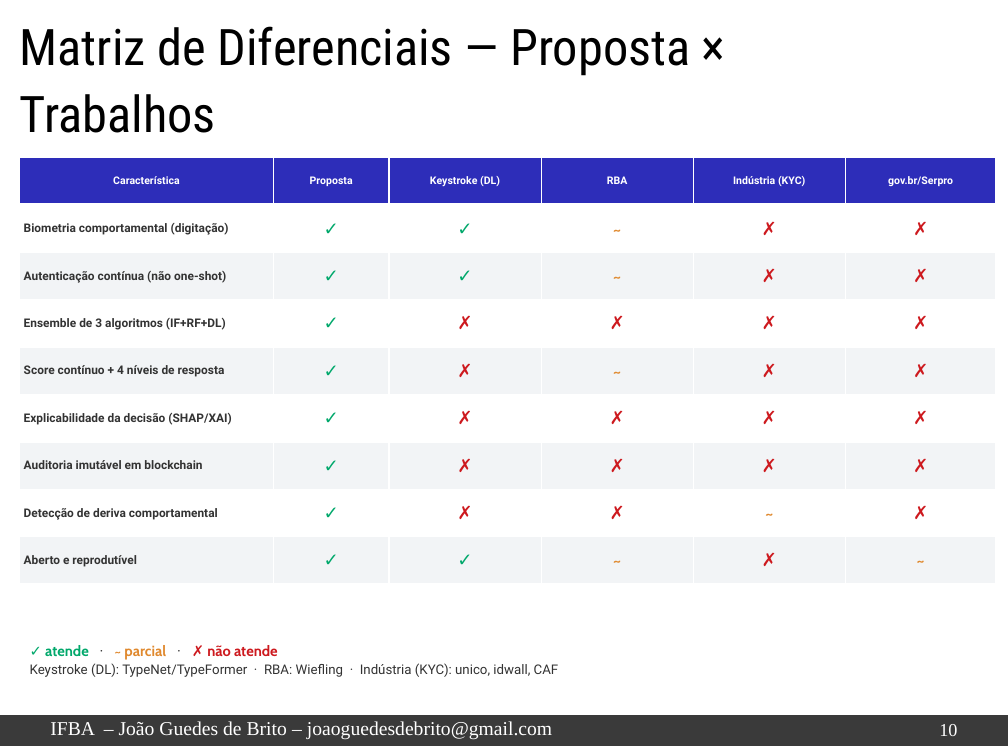
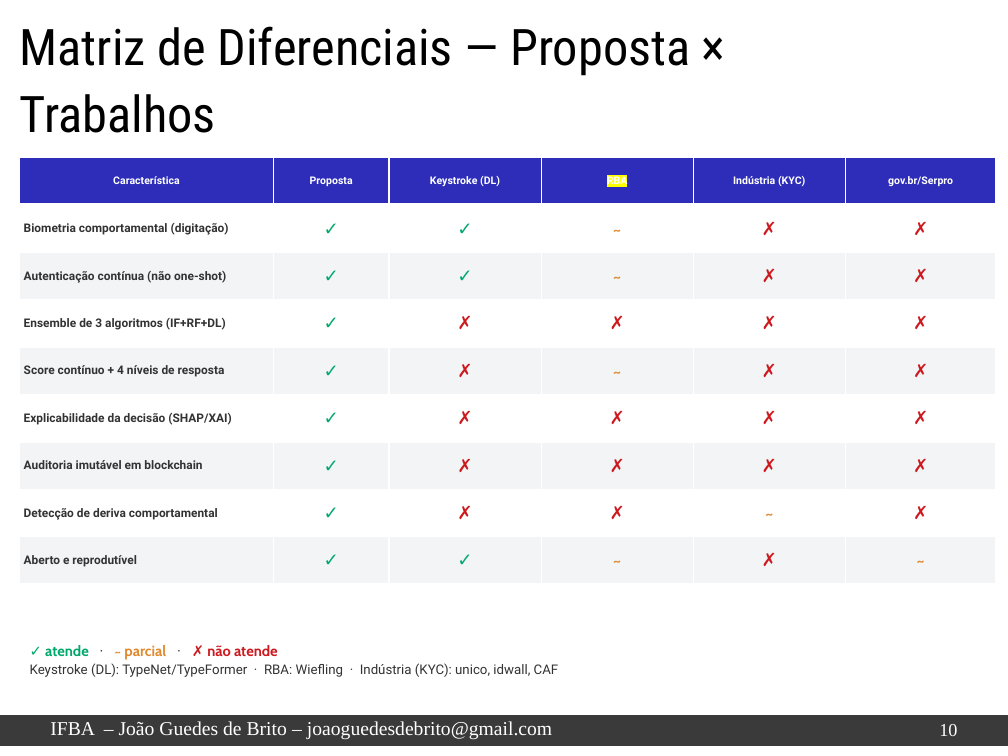
Before and after one commit to jgbcientista/gestao-autonomo, a slide deck: slide 11 of docs/trabalhos-relacionados.pptx. Drawn at 1008x756 pixels with LibreOffice and Linux fonts; fonts in the diff are those of the drawing; background and template pictures are left out. Boxes give left, top, right and bottom in pixels: in the first picture for what was removed or moved away, otherwise in the second. Text is boxed around its words. In the diff, an @@ line names an element or a change of style, - is before the commit and + after.

```diff
--- a/docs/trabalhos-relacionados.pptx
+++ b/docs/trabalhos-relacionados.pptx
@@ table at bbox=[20, 157, 997, 584] @@
@@ highlight none to #FFFF00 in "RBA" @@
```
Also in this commit, not shown: 2 other files.
